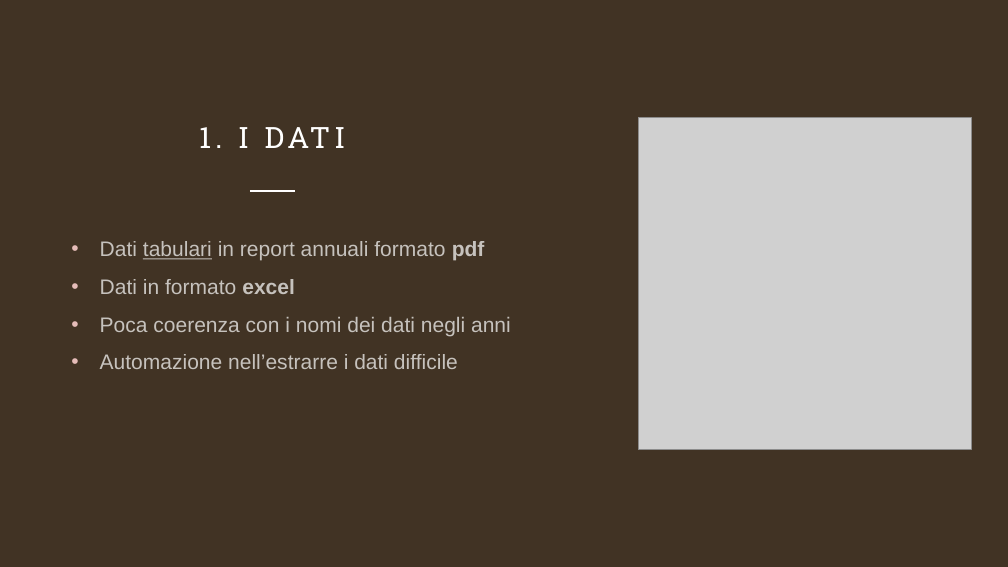
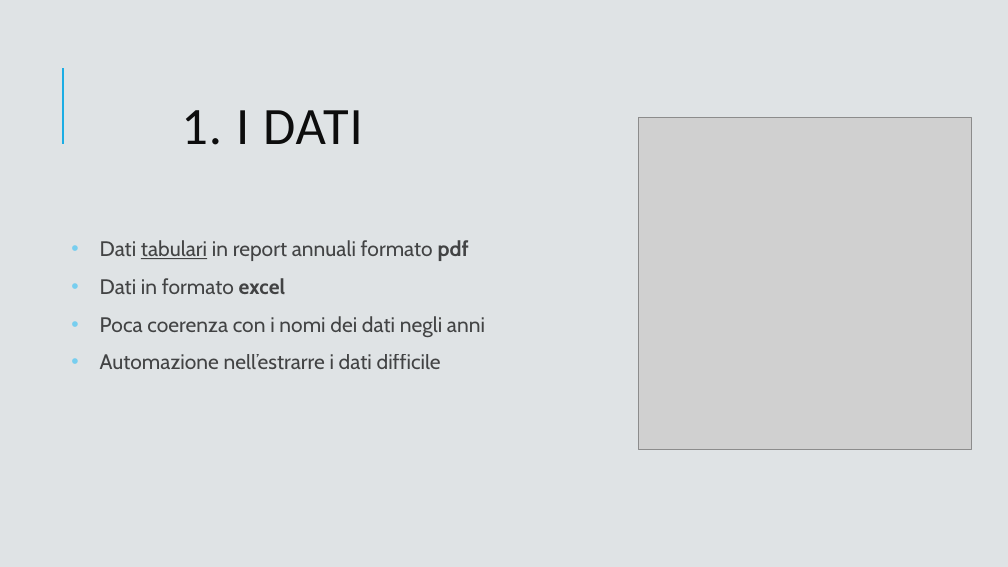
Before and after one commit to GitCass01/italian-cinemas-sciviz, a slide deck: slide 2 of presentazione_davide_carniselli.pptx. Drawn at 1008x567 pixels with LibreOffice and Linux fonts; fonts in the diff are those of the drawing; grey boxes stand for pictures. Boxes give left, top, right and bottom in pixels: in the first picture for what was removed or moved away, otherwise in the second. Text is boxed around its words. In the diff, an @@ line names an element or a change of style, - is before the commit and + after.

```diff
--- a/presentazione_davide_carniselli.pptx
+++ b/presentazione_davide_carniselli.pptx
@@ background #413324 to #DFE3E5 @@
@@ title "1. I DATI" at (x1=181, y1=110, x2=363, y2=145): size 28 to 50 pt, font Roboto Slab to Calibri, text colour #FFFFFF to #0D0D0D, letter spacing 4 to 1 pt; line spacing 1 to 0.8 @@
@@ line added from (63, 144) to (63, 68), #1CADE4 1.5 pt @@
@@ line removed from (250, 191) to (295, 191) @@
@@ text "Dati tabulari in report annuali ..." at (x1=100, y1=240, x2=485, y2=369): font Arial to Cabin, text colour #FFFFFF at 70% opacity to #000000 at 70% opacity; bullet colour #E5BCB8 to #77CEEF @@
```
Also in this commit, not shown: 27 other slides changed, 2 slides added, 1 slide removed, 1 other file.
